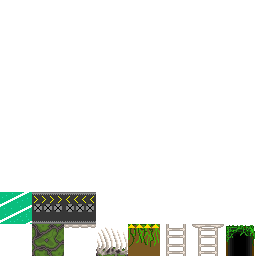
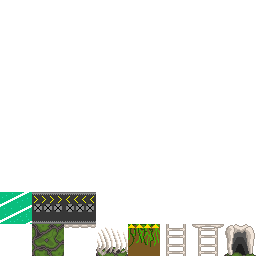
Revision of a layered 256 × 256 image; what changed, layer by layer:
painted on "Spikes" over <box>98,248,127,256</box>
added layer "tile_door_forest" in group "Kevin's" over <box>224,224,256,256</box>
hid "Door" over <box>226,225,255,256</box>
